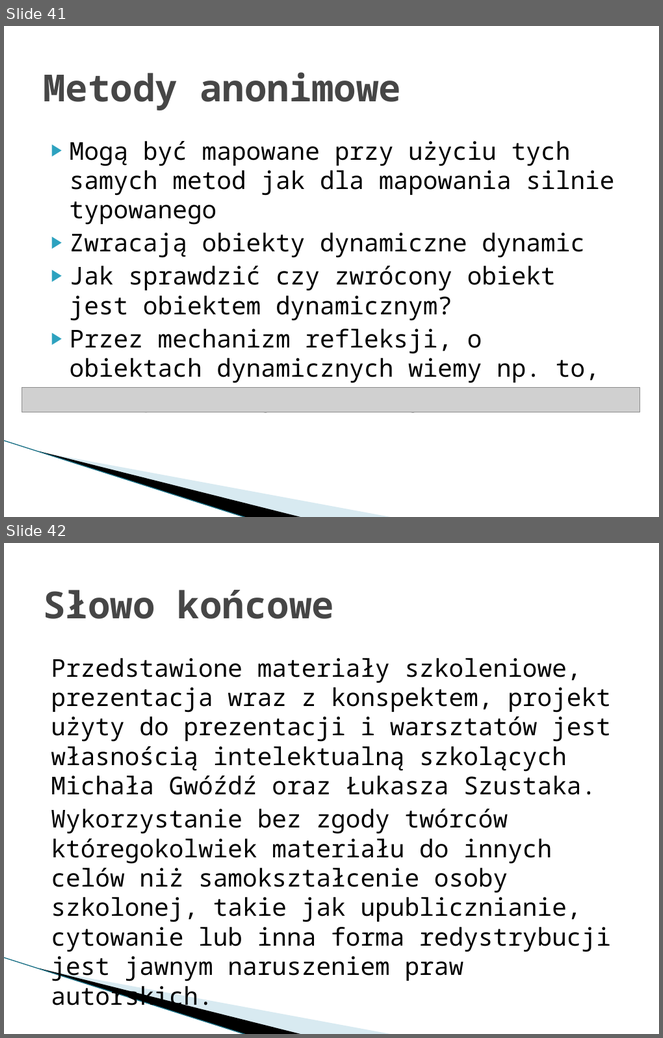
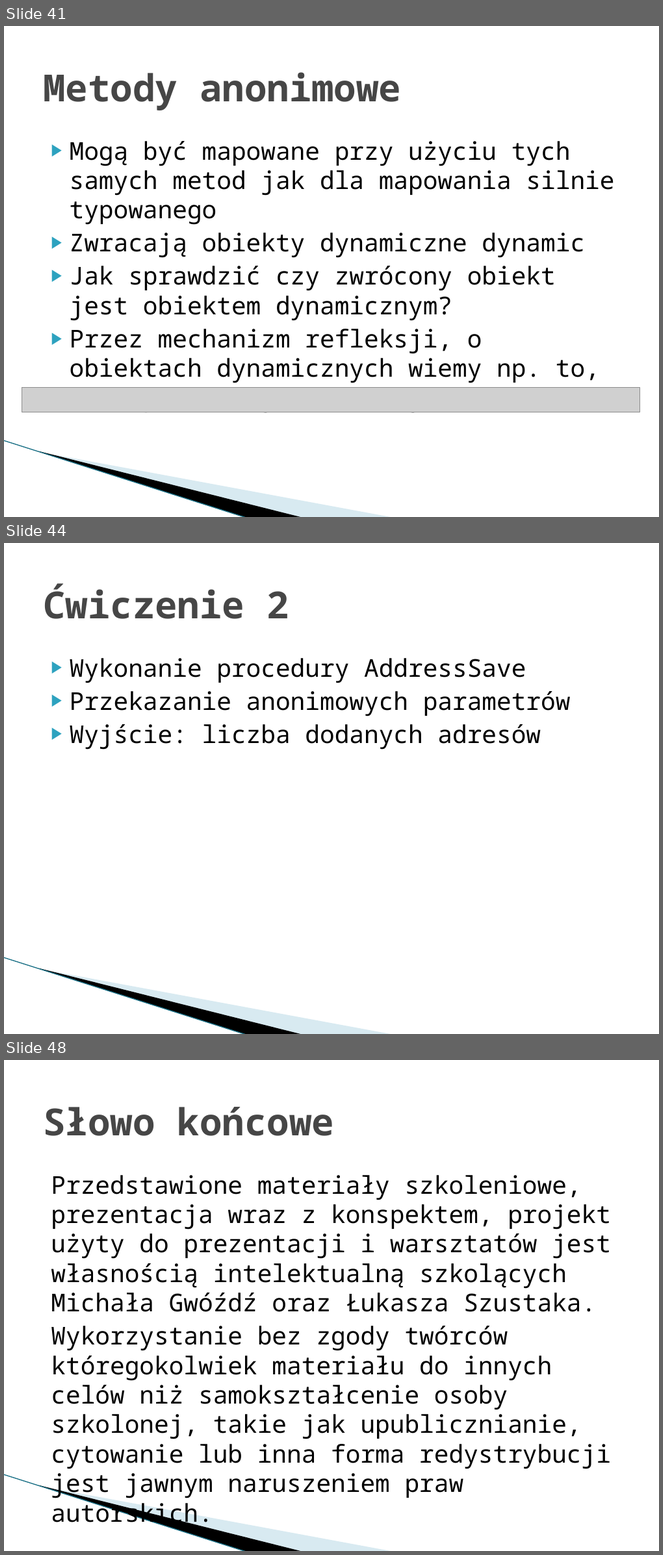
Before and after one commit to mietghar/Dapper_Workshop, a slide deck: Files/Szkolenie warsztatowe Dapper.pptx. Shown one above the other, each under a label of ours: slides 41 and 42 before the commit, slides 41, 44 and 48 after it; the slides between them are not shown. The pictures are 663x1038 and 663x1555 pixels, drawn with LibreOffice and Linux fonts; fonts in the diff are those of the drawing; grey boxes stand for pictures; background and template pictures are left out. Boxes give left, top, right and bottom in pixels: in the first picture for what was removed or moved away, otherwise in the second. Text is boxed around its words. In the diff, an @@ line names an element or a change of style, - is before the commit and + after.

```diff
--- a/Files/Szkolenie warsztatowe Dapper.pptx
+++ b/Files/Szkolenie warsztatowe Dapper.pptx
@@ slide 44 added at (4,543,659,1034), background #FFFFFF; not listed: 3 template elements that a slide beside it also shows @@
@@ title added at (43,583,289,619), 41 pt, text #464646, bold @@
+Ćwiczenie 2
@@ text added at (70,658,571,750), 27 pt, text #000000 @@
+▶ Wykonanie procedury AddressSave
+▶ Przekazanie anonimowych parametrów
+▶ Wyjście: liczba dodanych adresów
@@ what was slide 42 is now slide 48 @@
```
Also in this commit, not shown: 5 other slides added, 4 other files.
